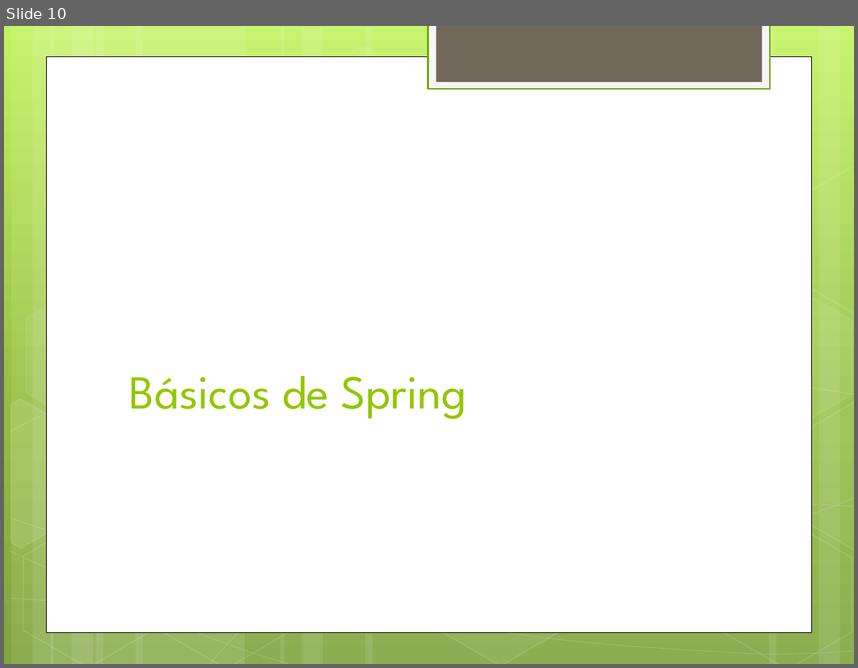
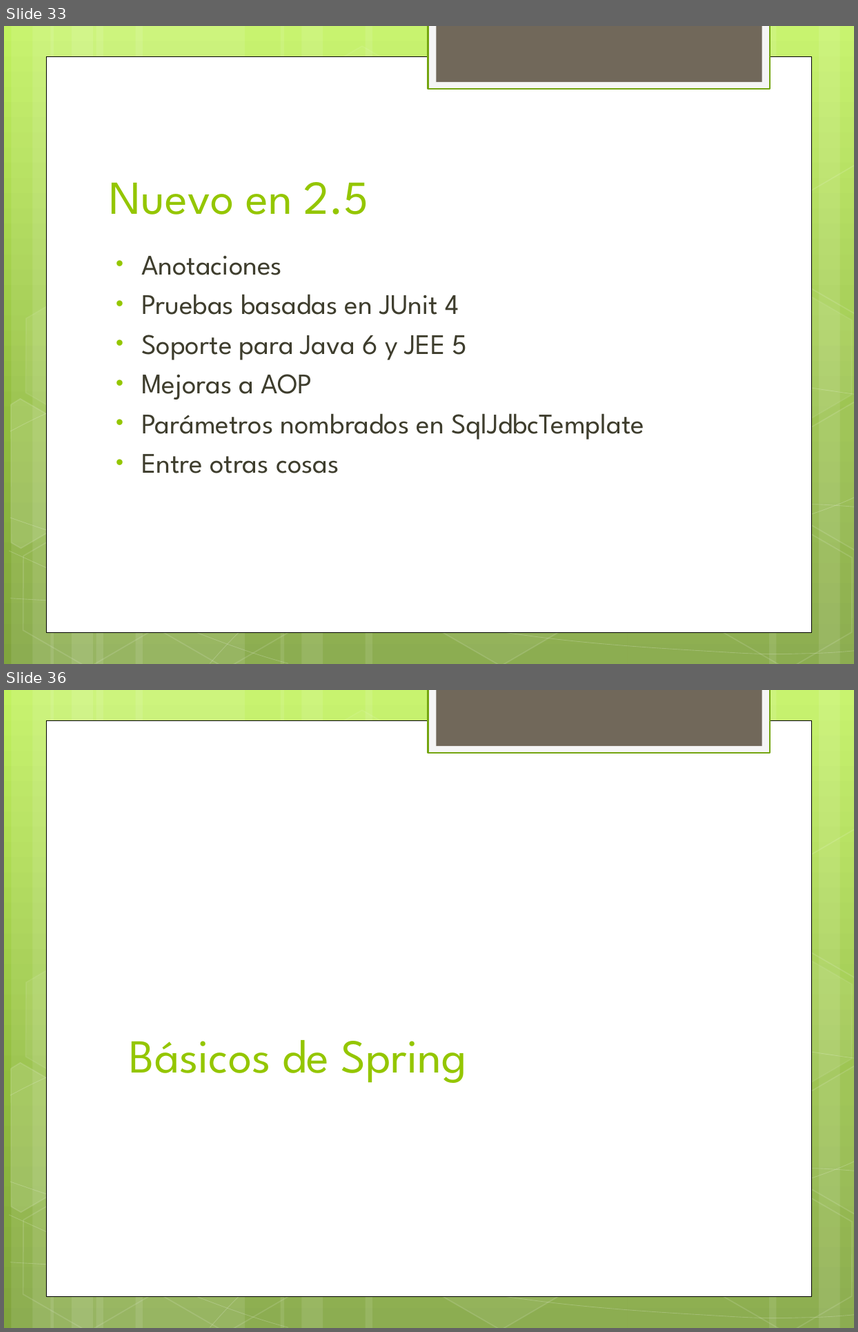
Before and after one commit to jdmr/CursoSpring, a slide deck: Presentation1.pptx. Shown one above the other, each under a label of ours: slide 10 before the commit, slides 33 and 36 after it; the slides between them are not shown. The pictures are 858x668 and 858x1332 pixels, drawn with LibreOffice and Linux fonts; fonts in the diff are those of the drawing. Boxes give left, top, right and bottom in pixels: in the first picture for what was removed or moved away, otherwise in the second. Text is boxed around its words. In the diff, an @@ line names an element or a change of style, - is before the commit and + after.

```diff
--- a/Presentation1.pptx
+++ b/Presentation1.pptx
@@ slide 33 added at [4,26,854,664], background gradient #C3F35F to #93BF3F to #81A53E; not listed: 31 template elements that a slide beside it also shows @@
@@ title added at [110,182,369,214], 40 pt, text #94C600 @@
+Nuevo en 2.5
@@ text added at [141,255,644,473], 24 pt, text #3E3D2D @@
+• Anotaciones
+• Pruebas basadas en JUnit 4
+• Soporte para Java 6 y JEE 5
+• Mejoras a AOP
+• Parámetros nombrados en SqlJdbcTemplate
+• Entre otras cosas
@@ what was slide 10 is now slide 36 @@
```
Also in this commit, not shown: 1 slide changed, 25 other slides added, 12 other files.
